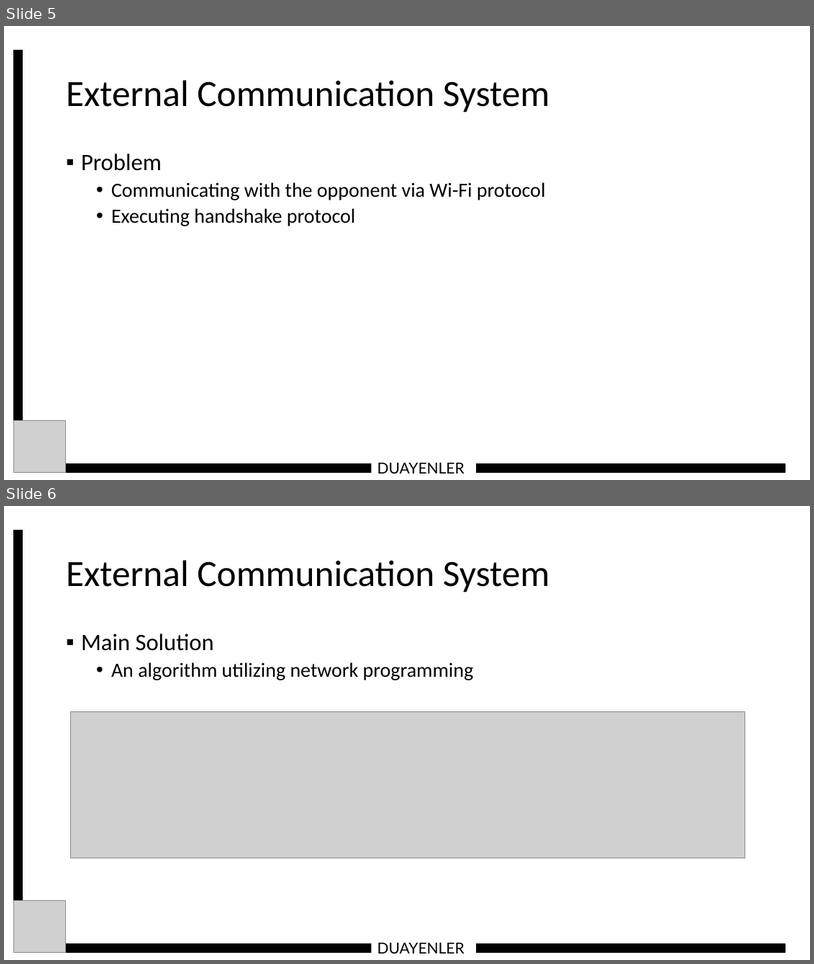
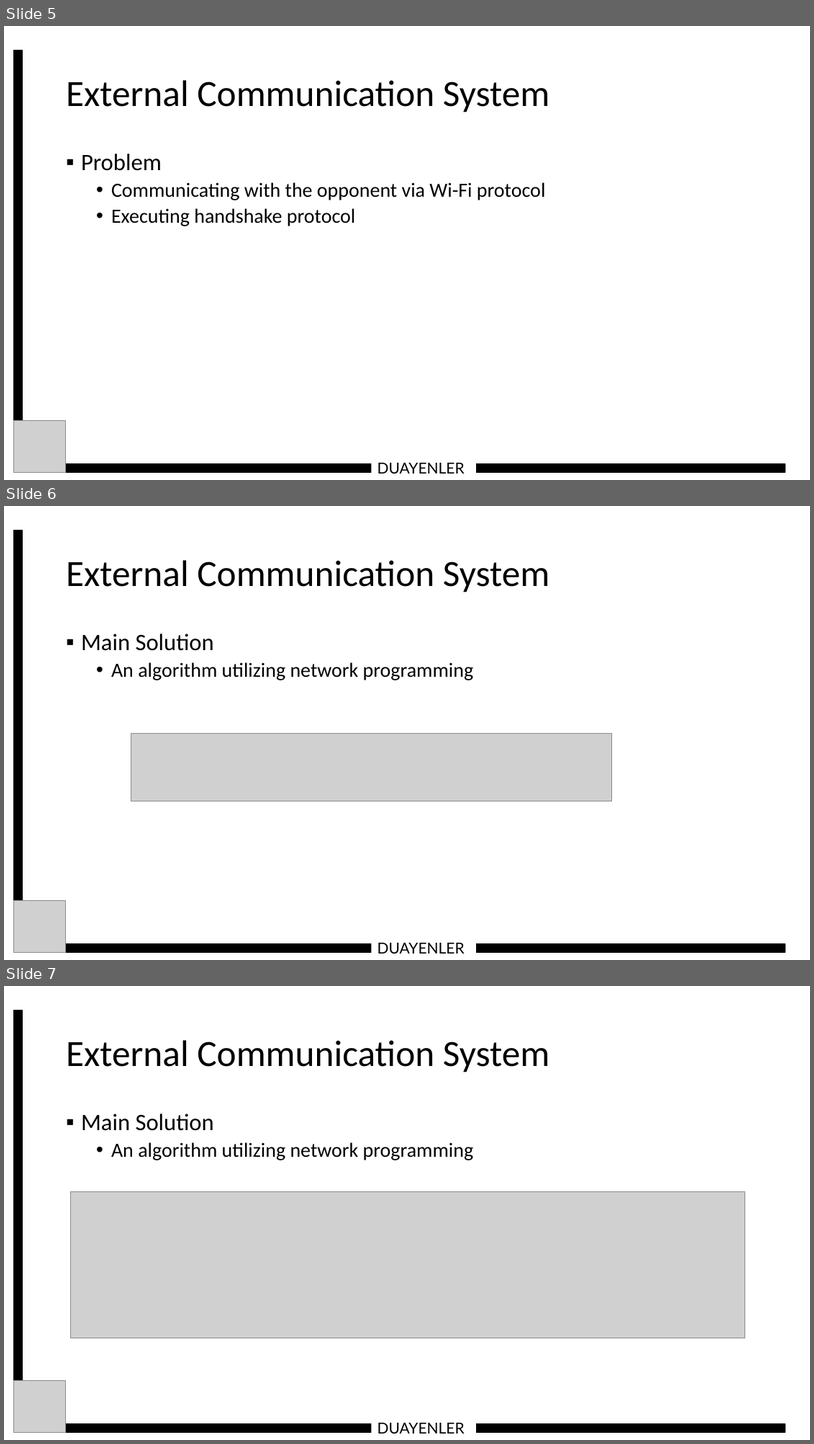
Before and after one commit to temurtas/Capstone_Duayenler, a slide deck: reports/conceptual_presentation/Duayenler_Conceptual_Presentation_Ilker.pptx. Shown one above the other, each under a label of ours: slides 5 and 6 before the commit, slides 5, 6 and 7 after it. The pictures are 814x964 and 814x1444 pixels, drawn with LibreOffice and Linux fonts; fonts in the diff are those of the drawing; grey boxes stand for pictures. Boxes give left, top, right and bottom in pixels: in the first picture for what was removed or moved away, otherwise in the second. Text is boxed around its words. In the diff, an @@ line names an element or a change of style, - is before the commit and + after.

```diff
--- a/reports/conceptual_presentation/Duayenler_Conceptual_Presentation_Ilker.pptx
+++ b/reports/conceptual_presentation/Duayenler_Conceptual_Presentation_Ilker.pptx
@@ slide 6 added at (4, 506, 810, 960), background #FFFFFF @@
@@ rectangle added at (13, 530, 21, 929), fill #000000, outline #000000 1 pt @@
@@ title added at (66, 560, 550, 592), 44 pt, text #000000 @@
+External Communication System
@@ text added at (81, 633, 474, 680), 24 pt, text #000000 @@
+▪ Main Solution
+  • An algorithm utilizing network programming
@@ picture added at (131, 733, 612, 800) @@
@@ picture added at (13, 901, 66, 952) @@
@@ rectangle added at (37, 944, 786, 952), fill #000000, outline #000000 1 pt @@
@@ text added at (378, 942, 465, 953), 18 pt, text #000000 @@
+DUAYENLER
@@ what was slide 6 is now slide 7 @@
```
Also in this commit, not shown: 1 other slide added, 1 slide removed.
